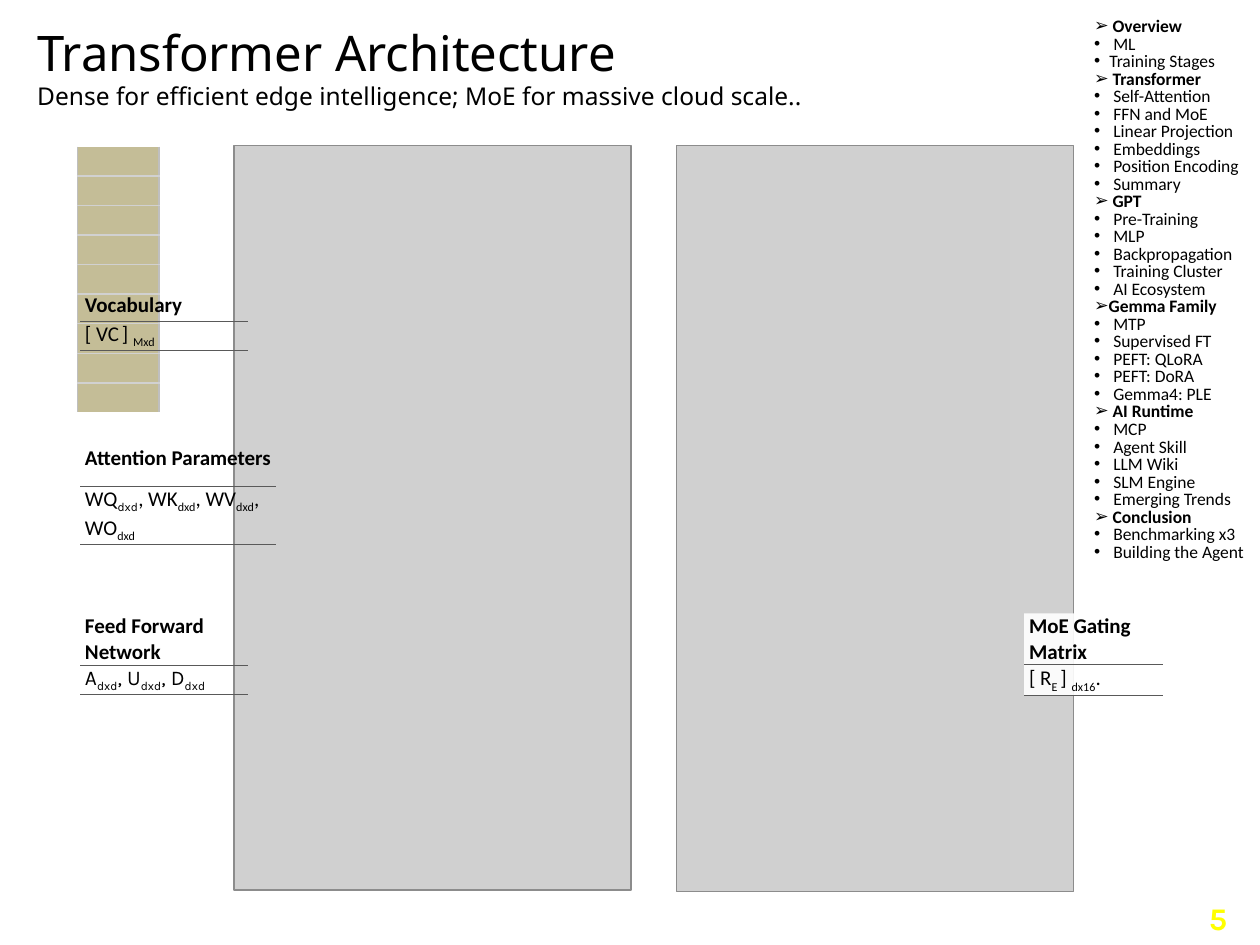
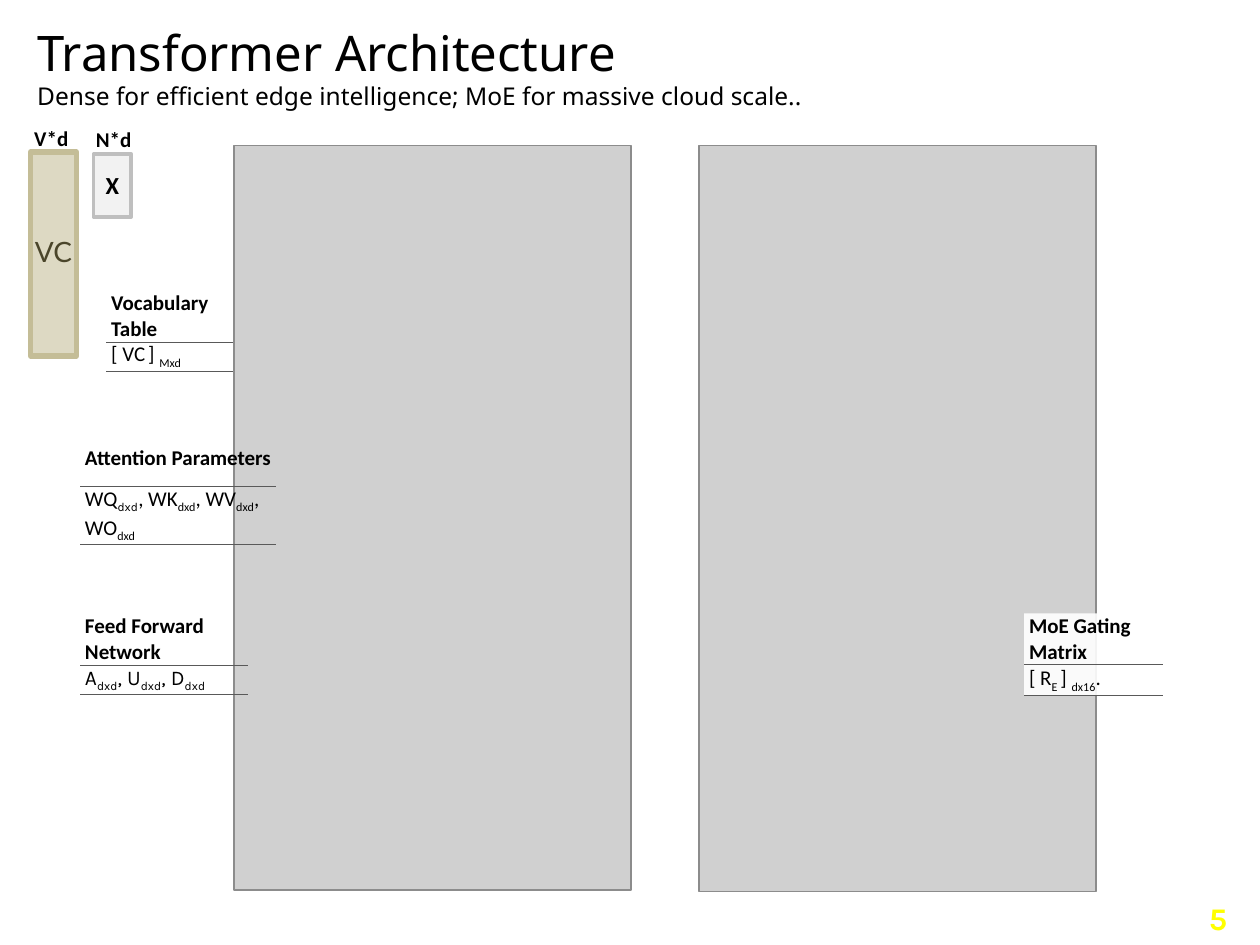
Before and after one commit to navibator/crazy-ai, a slide deck: slide 6 of gemma-v4.pptx. Drawn at 1260x945 pixels with LibreOffice and Linux fonts; fonts in the diff are those of the drawing; grey boxes stand for pictures; background and template pictures are left out. Boxes give left, top, right and bottom in pixels: in the first picture for what was removed or moved away, otherwise in the second. Text is boxed around its words. In the diff, an @@ line names an element or a change of style, - is before the commit and + after.

Commit message:
final gemma-v4

```diff
--- a/gemma-v4.pptx
+++ b/gemma-v4.pptx
@@ text removed at box(1109, 19, 1244, 561) @@
-➢ Overview
-      • ML
-    • Training Stages
-➢ Transformer
-    • Self-Attention
-    • FFN and MoE
-    • Linear Projection
-    • Embeddings
-    • Position Encoding
-    • Summary
-➢ GPT
-    • Pre-Training
-    • MLP
-    • Backpropagation
-    • Training Cluster
-    • AI Ecosystem
-➢ Gemma Family
-    • MTP
-    • Supervised FT
-    • PEFT: QLoRA
-    • PEFT: DoRA
-    • Gemma4: PLE
-➢ AI Runtime
-    • MCP
-    • Agent Skill
-    • LLM Wiki
-    • SLM Engine
-    • Emerging Trends
-➢ Conclusion
-    • Benchmarking x3
-    • Building the Agent
@@ text added at box(34, 131, 68, 153), 12 pt, text #000000, bold @@
+V*d
@@ table removed at box(77, 146, 159, 412), 9 rows, 1 columns @@
-
-
-
-
-
-
-
-
-
@@ text added at box(96, 132, 131, 154), 12 pt, text #000000, bold @@
+N*d
@@ picture: place and size @@
-picture at box(677, 146, 1074, 892)
+picture at box(699, 146, 1096, 892)
@@ rectangle added at box(30, 152, 76, 357), fill #DDD9C3, outline #C4BD97 3 pt, 16 pt, text #4A452A @@
+VC
@@ rectangle added at box(93, 154, 131, 217), fill #F2F2F2, outline #BFBFBF 2 pt, 14 pt, text #000000, bold @@
+X
@@ table at box(106, 291, 233, 371) @@
-row 1, column 1: Vocabulary
+row 1, column 1: Vocabulary / Table
@@ table: place and size @@
-table at box(81, 291, 249, 350)
+table at box(106, 291, 233, 371)
```
Also in this commit, not shown: 2 other slides changed.
